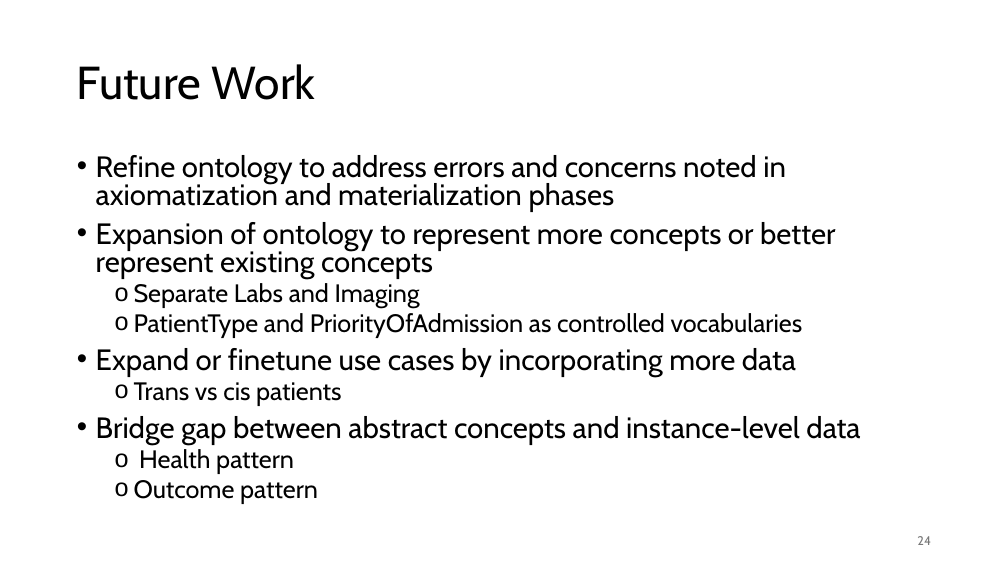
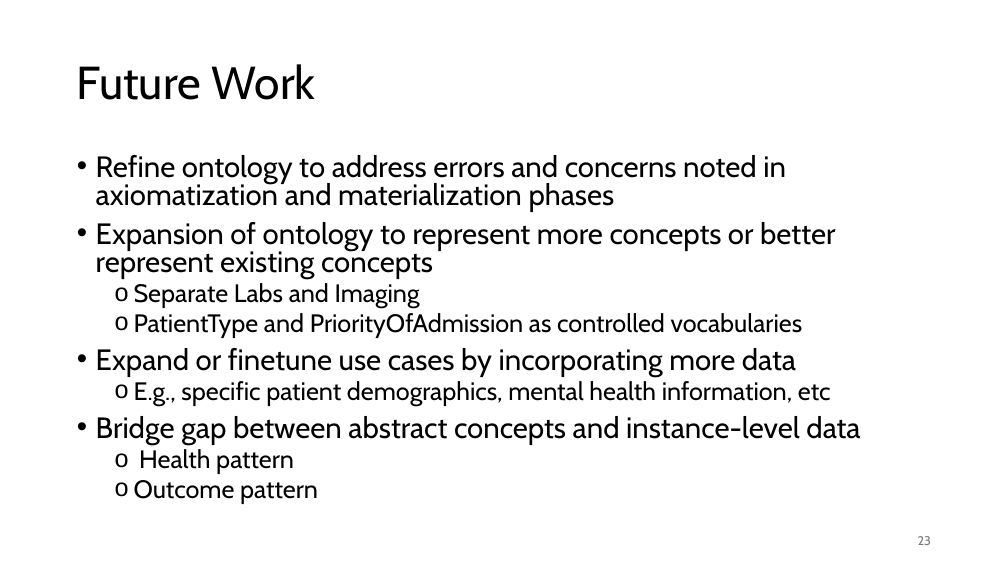
Before and after one commit to jasonolte/cs7810-123, a slide deck: slide 23 of deliverables/cs7810_medical_kg_presentation.pptx (slide 24 before the commit). Drawn at 1008x567 pixels with LibreOffice and Linux fonts; fonts in the diff are those of the drawing; background and template pictures are left out. Boxes give left, top, right and bottom in pixels: in the first picture for what was removed or moved away, otherwise in the second. Text is boxed around its words. In the diff, an @@ line names an element or a change of style, - is before the commit and + after.

Commit message:
Add files via upload
update presentation

```diff
--- a/deliverables/cs7810_medical_kg_presentation.pptx
+++ b/deliverables/cs7810_medical_kg_presentation.pptx
@@ text at bbox=[134, 381, 831, 406]: text changed @@
-  o Trans vs cis patients
+  o E.g., specific patient demographics, mental health information, etc
@@ page number at bbox=[918, 536, 931, 545]: text changed @@
-24
+23
```
Also in this commit, not shown: 3 other slides changed, 1 slide added, 1 other file.
